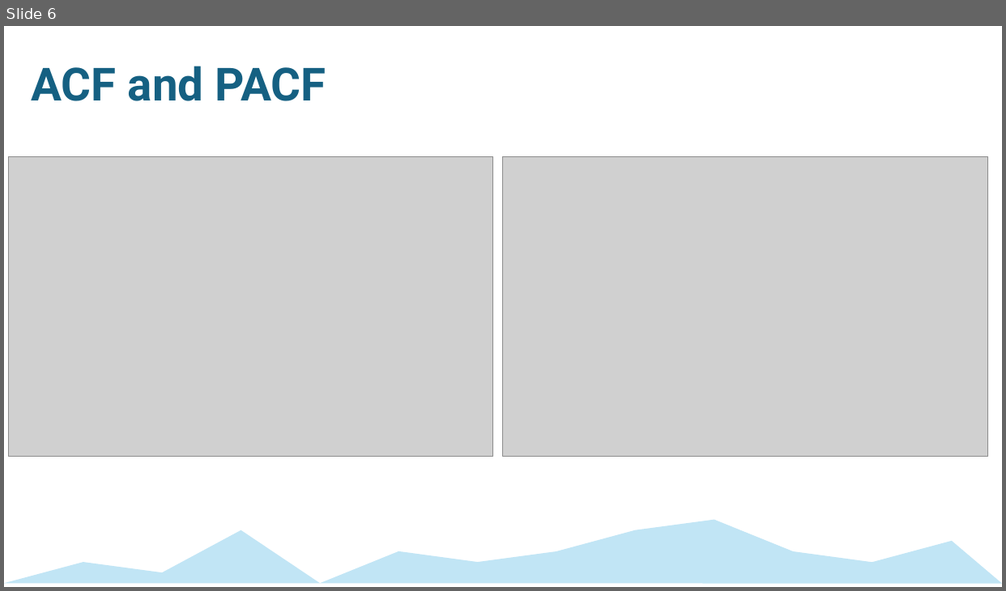
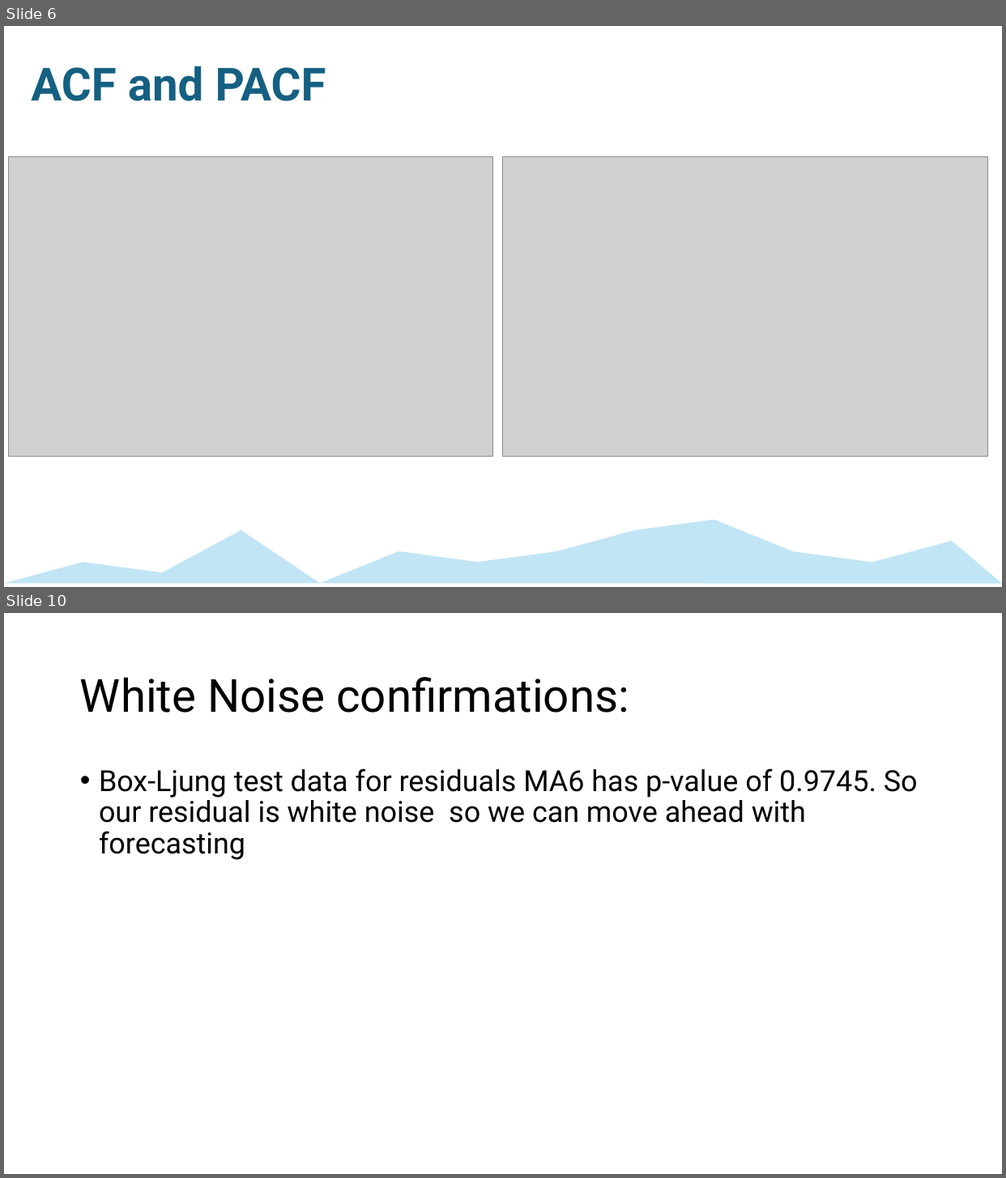
Before and after one commit to mckenzie-maidl/data5305-traffic-predictions, a slide deck: Presentations/Step1Presentation_ECON5305_DataTranslationChallenge.pptx. Shown one above the other, each under a label of ours: slide 6 before the commit, slides 6 and 10 after it; the slides between them are not shown. The pictures are 1006x591 and 1006x1178 pixels, drawn with LibreOffice and Linux fonts; fonts in the diff are those of the drawing; grey boxes stand for pictures. Boxes give left, top, right and bottom in pixels: in the first picture for what was removed or moved away, otherwise in the second. Text is boxed around its words. In the diff, an @@ line names an element or a change of style, - is before the commit and + after.

```diff
--- a/Presentations/Step1Presentation_ECON5305_DataTranslationChallenge.pptx
+++ b/Presentations/Step1Presentation_ECON5305_DataTranslationChallenge.pptx
@@ slide 10 added at bbox=[4, 613, 1002, 1174], background #FFFFFF @@
@@ title added at bbox=[80, 677, 629, 713], 44 pt, text #000000 @@
+White Noise confirmations:
@@ text added at bbox=[99, 769, 918, 860], 28 pt, text #000000 @@
+• Box-Ljung test data for residuals MA6 has p-value of 0.9745. So our residual is white noise so we can move ahead with forecasting
```
Also in this commit, not shown: 6 other slides added, 3 other files.
